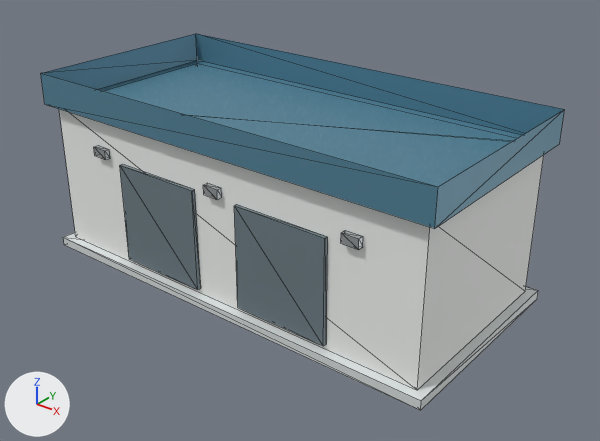
The glTF model frontend/public/tanggang/models/harbor/warehouse.glb as it was, and as the next commit left it.
One viewpoint serves both versions: a 50 mm lens placed at (5.1, -6.15, 4.47), pointed at (0.36, -0.22, 0.8). Arrows for +X, +Y and +Z are at lower left; the lights stay in place. The older version comes first. Mesh edges are drawn as thin lines. Vertices at exactly the same position are counted once.

Names of what the first picture shows: 'Warehouse'.
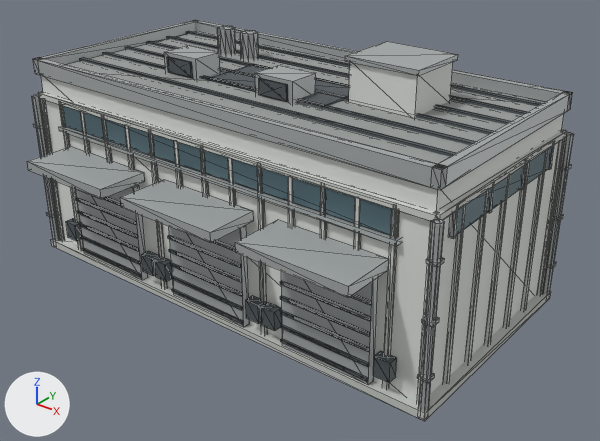
What changed in the scene script:
```text
Change me_cube:
    remove me_cube.from_pydata(...)  # 64 vertices, 94 faces; spans x -2.4..2.4, y -1.15..1.15, z -0.05..1.99
    remove me_cube.materials.append(mat_wh_trim)  # white #dfe5e5
    remove me_cube.materials.append(mat_wh_wall)  # white #f2f5f2
    remove me_cube.materials.append(mat_wh_roof)  # blue #598ba2
    remove me_cube.materials.append(mat_wh_door)  # greyish blue #76868e
    remove me_cube.materials.append(mat_wh_steel)  # grey #adb3b6
    add me_cube.from_pydata(...)  # 1232 vertices, 1876 faces; spans x -0.5..0.5, y -0.68..0.5, z 0.0..31.56
    me_cube part 1: a new loose piece, a box spanning x -0.5..0.5, y -0.5..0.5, z 0.0..1.0, in mat_concrete5 (light grey #c4c7c2)
    me_cube part 2: a new loose piece, a box spanning x -0.48..0.48, y -0.46..0.46, z 0.0..25.5, in mat_paint_white (light grey #dfe2de)
    me_cube part 3: a new loose piece, a box spanning x 0.16..0.3, y -0.01..0.23, z 25.75..31.0, in mat_paint_white (light grey #dfe2de)
    me_cube part 4: the loose piece of 8 vertices spanning x -2.3..2.3, y -1.05..1.05, z 0.05..1.65 is scaled about its middle by (0.00196, 0.00667, 13.7), then moved by (-0.48, -0.47, 10.37), in mat_corrugation (light grey #d0d3ce)
    me_cube part 5: a new loose piece, a box spanning x -0.484..0.484, y -0.478..-0.454, z 22.18..22.93, in mat_corrugation (light grey #d0d3ce)
    me_cube part 6: a new loose piece, a box spanning x 0.477..0.489, y -0.468..0.468, z 22.18..22.93, in mat_corrugation (light grey #d0d3ce)
    me_cube part 7: a new loose piece, a box spanning x -0.384..-0.192, y -0.492..-0.46, z 1.02..14.28, in mat_metal (grey #b5baba)
    me_cube part 8: a new loose piece, a box spanning x -0.4..-0.17, y -0.68..-0.46, z 15.18..16.43, in mat_metal (grey #b5baba)
    me_cube part 9: a new loose piece, a box spanning x -0.096..0.096, y -0.492..-0.46, z 1.02..14.28, in mat_metal (grey #b5baba)
    me_cube part 10: a new loose piece, a box spanning x -0.12..0.12, y -0.68..-0.46, z 15.18..16.43, in mat_metal (grey #b5baba)
    me_cube part 11: a new loose piece, a box spanning x 0.192..0.384, y -0.492..-0.46, z 1.02..14.28, in mat_metal (grey #b5baba)
    me_cube part 12: a new loose piece, a box spanning x 0.17..0.4, y -0.68..-0.46, z 15.18..16.43, in mat_metal (grey #b5baba)
    me_cube part 13: the loose piece of 8 vertices spanning x 0.28..1.33, y -1.09..-1.05, z 0.1..1.2 is deleted
    me_cube part 14: the loose piece of 8 vertices spanning x -1.69..-1.51, y -1.11..-1.05, z 1.22..1.32 is deleted
    me_cube part 15: the loose piece of 8 vertices spanning x -0.09..0.09, y -1.11..-1.05, z 1.22..1.32 is deleted
    me_cube part 16: the loose piece of 8 vertices spanning x -1.33..-0.28, y -1.09..-1.05, z 0.1..1.2 is deleted
    me_cube part 17: the loose piece of 8 vertices spanning x 1.51..1.69, y -1.11..-1.05, z 1.22..1.32 is deleted
    me_cube part 18: 16 vertices removed from x -2.4..2.4, y -1.15..1.15, z -0.05..1.99; 912 vertices added at x -0.5..0.5, y -0.5..0.5, z 0.0..22.67
    me_cube part 19: 184 vertices added at x -0.49..0.49, y -0.48..0.48, z 25.44..31.56
    other edits to the shape of me_cube do not show in these pictures
    add me_cube.materials.append(mat_concrete5)  # light grey #c4c7c2
    add me_cube.materials.append(mat_paint_white)  # light grey #dfe2de
    add me_cube.materials.append(mat_corrugation)  # light grey #d0d3ce
    add me_cube.materials.append(mat_metal)  # grey #b5baba
    add me_cube.materials.append(mat_dark)  # dark grey #596165
    add me_cube.materials.append(mat_glass)  # dark cyan #59737c
    add me_cube.materials.append(mat_roof)  # grey #9ea2a0
Change ob_warehouse:
    ob_warehouse.location: (0.0, 0.0, 0.05) -> (0.0, 0.0, 0.0)
    ob_warehouse.scale: (1.0, 1.0, 1.0) -> (5.0, 2.5, 0.08)
```

Changed parts and their boxes [x1, y1, x2, y2] in the pictures (600 x 441 px; the box of a moved part takes in the faces that stretch with it):
'Warehouse', reshaped, moved, rescaled (7% taller)
    before: [41, 34, 565, 410]
    after: [27, 20, 574, 421]
part 1 of me_cube, added
    after: [51, 239, 551, 421]
part 2 of me_cube, added
    after: [41, 75, 564, 400]
part 3 of me_cube, added
    after: [349, 62, 453, 118]
part 4 of me_cube, moved or reshaped
    before: [59, 66, 544, 390]
    after: [40, 99, 65, 240]
part 5 of me_cube, added
    after: [39, 92, 437, 222]
part 6 of me_cube, added
    after: [435, 130, 567, 220]
part 7 of me_cube, added
    after: [76, 185, 148, 280]
part 8 of me_cube, added
    after: [27, 146, 145, 199]
part 9 of me_cube, added
    after: [169, 225, 249, 327]
part 10 of me_cube, added
    after: [120, 179, 254, 243]
part 11 of me_cube, added
    after: [281, 271, 378, 385]
part 12 of me_cube, added
    after: [235, 220, 389, 298]
part 13 of me_cube, deleted
    before: [234, 205, 327, 346]
part 14 of me_cube, deleted
    before: [94, 145, 110, 160]
part 15 of me_cube, deleted
    before: [203, 183, 222, 200]
part 16 of me_cube, deleted
    before: [120, 164, 200, 290]
part 17 of me_cube, deleted
    before: [341, 230, 363, 250]
part 18 of me_cube, built on
    before: [41, 34, 565, 410]
    after: [32, 95, 574, 412]
part 19 of me_cube, added
    after: [33, 20, 573, 190]
